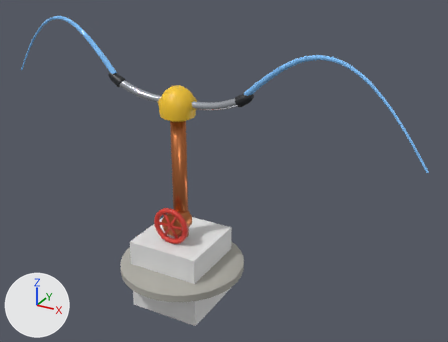
Before and after pictures for a commit that changed the FBX model art/export/fbx/Sprinkler.fbx.
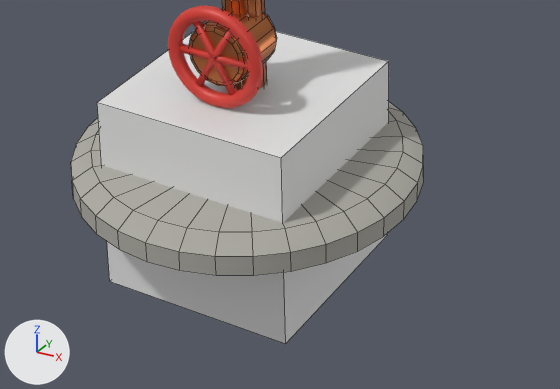
Each version is shown whole from a 50 mm lens placed at (4.06, -6.19, 4.68), pointed at (0.53, 0.22, 1.47), then close up on the part from 21% to 65% of the width and 60% to 100% of the height. Arrows for +X, +Y and +Z are at lower left; the lights stay in place. The first two pictures are the older version. The close-ups show mesh edges as thin lines. Where no turn or scale is listed for an object, it has been applied to the vertices.

Names of what the first close-up shows: 'Body__Concrete.001', 'Body__Copper', 'Body__Red.001', 'Origin__Pivot.006'.
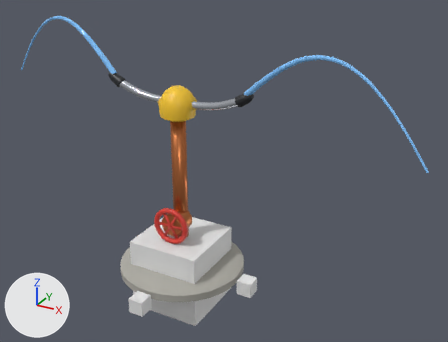
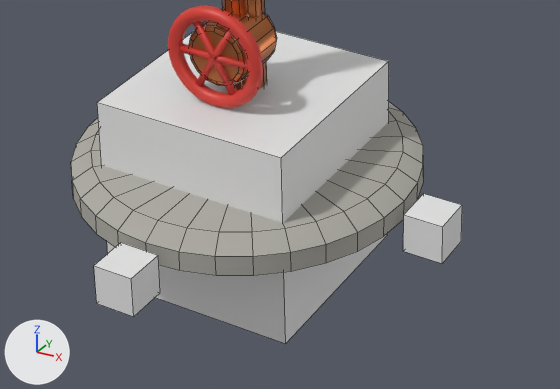
Location of each change, [x1, y1, x2, y2] in pixels of the close-ups (560 x 389 px):
'Origin__AxisZ', added
    after: [94, 243, 160, 317]
'Origin__AxisX', added
    after: [403, 194, 462, 263]

The change, as a diff of the scene's bpy script:
```diff
--- a/art/export/fbx/Sprinkler.fbx.py
+++ b/art/export/fbx/Sprinkler.fbx.py
@@ me_origin__axisx @@
+me_origin__axisx.from_pydata(...)  # a box spanning x -0.1..0.1, y -0.1..0.1, z -0.1..0.1
@@ ob_origin__axisx @@
+ob_origin__axisx = bpy.data.objects.new('Origin__AxisX', me_origin__axisx)
+ob_origin__axisx.location = (1.0, 0.0, 0.0)
@@ ob_origin__axisz @@
+ob_origin__axisz = bpy.data.objects.new('Origin__AxisZ', me_origin__axisx.copy())
+ob_origin__axisz.location = (0.0, -1.0, 0.0)
```
